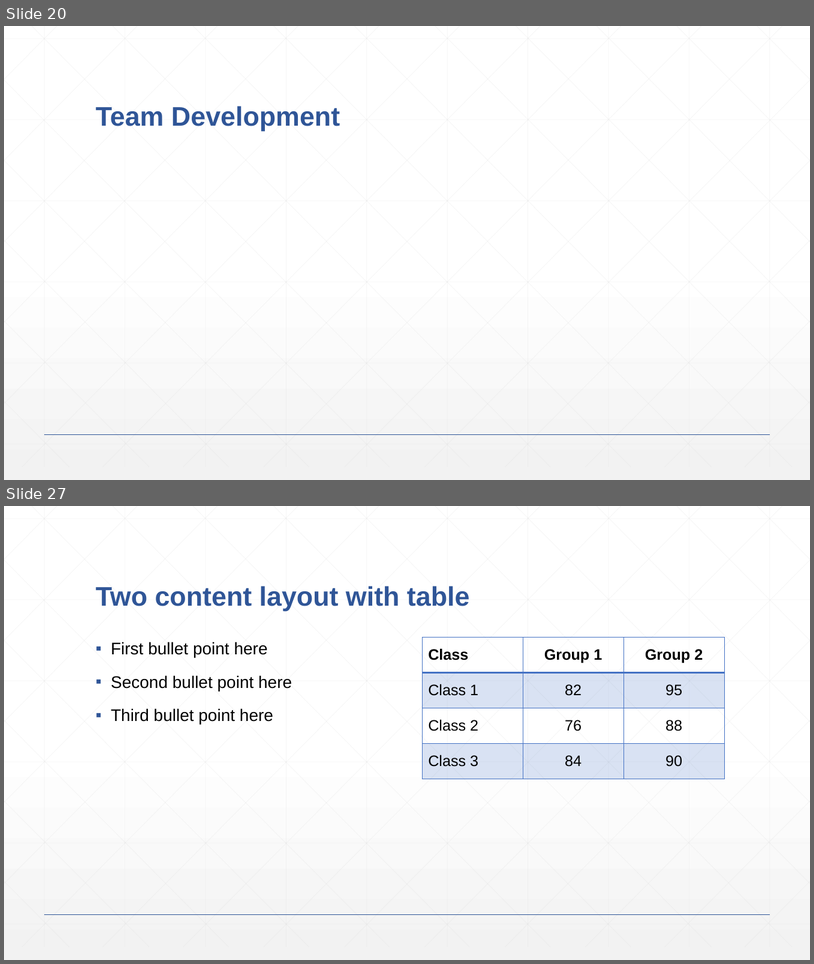
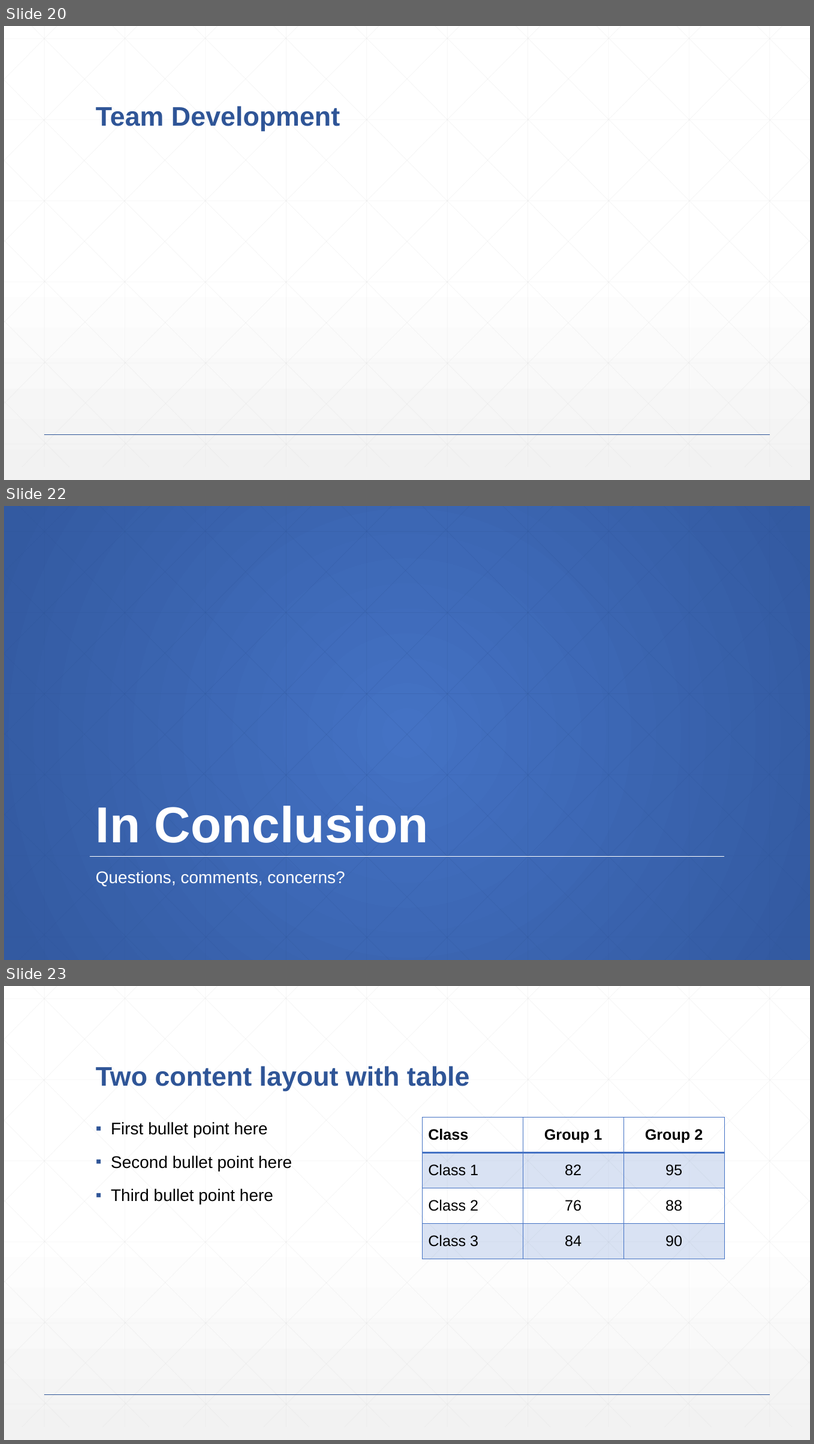
Before and after one commit to lexibrown/Skydot, a slide deck: documentation/presentation.pptx. Shown one above the other, each under a label of ours: slides 20 and 27 before the commit, slides 20, 22 and 23 after it; the slides between them are not shown. The pictures are 814x964 and 814x1444 pixels, drawn with LibreOffice and Linux fonts; fonts in the diff are those of the drawing. Boxes give left, top, right and bottom in pixels: in the first picture for what was removed or moved away, otherwise in the second. Text is boxed around its words. In the diff, an @@ line names an element or a change of style, - is before the commit and + after.

```diff
--- a/documentation/presentation.pptx
+++ b/documentation/presentation.pptx
@@ slide 22 added at box(4, 506, 810, 960), background gradient #4472C4 to #335AA1 @@
@@ title added at box(96, 805, 429, 843), 60 pt, text #FFFFFF, bold @@
+In Conclusion
@@ line added from (90, 856) to (725, 856), #FFFFFF 1 pt @@
@@ text added at box(96, 870, 345, 886), 20 pt, text #FFFFFF @@
+Questions, comments, concerns?
@@ group added at box(4, 506, 810, 960): 46 lines @@
@@ what was slide 27 is now slide 23 @@
```
Also in this commit, not shown: 12 slides changed, 3 other slides added, 8 slides removed, 9 other files.
